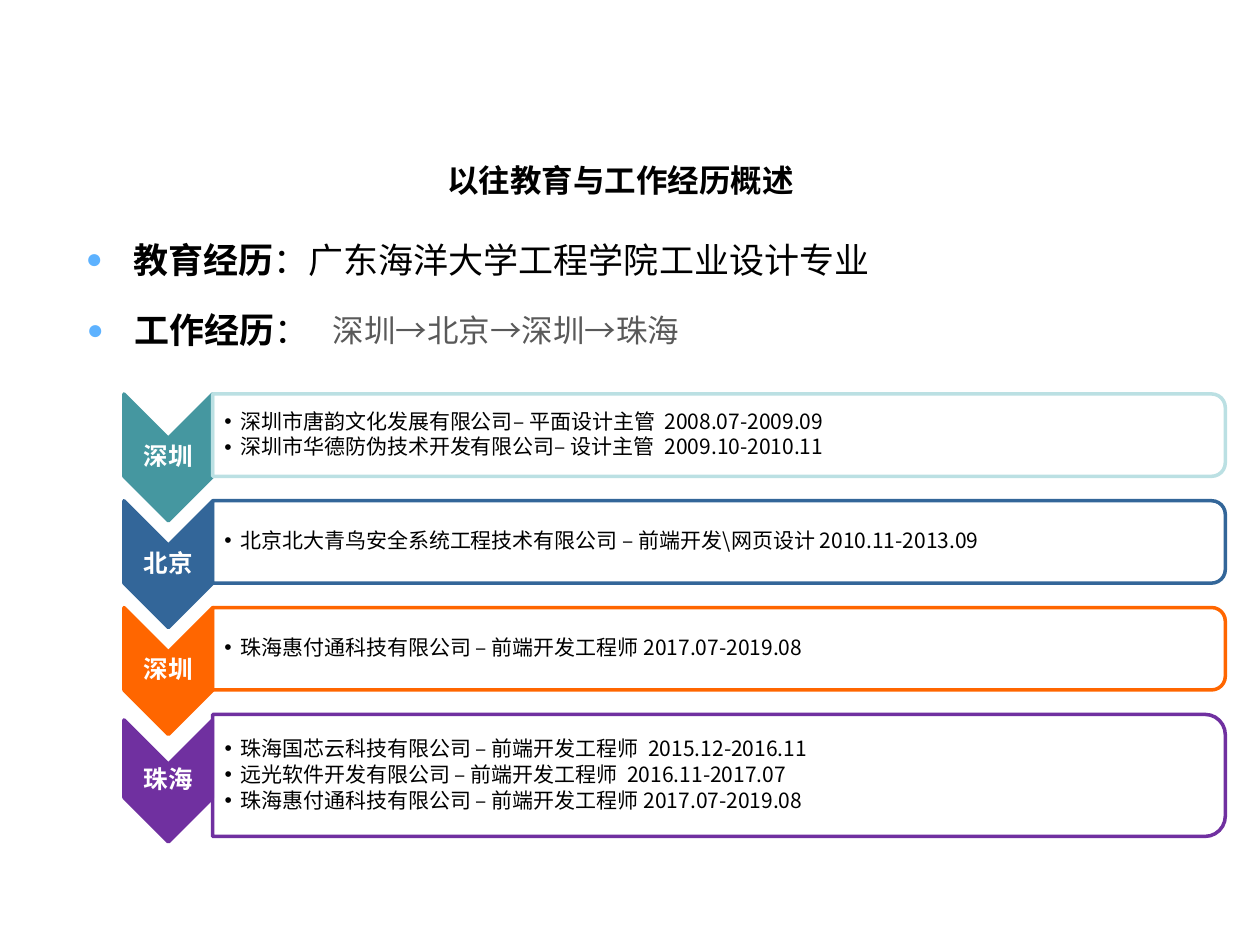
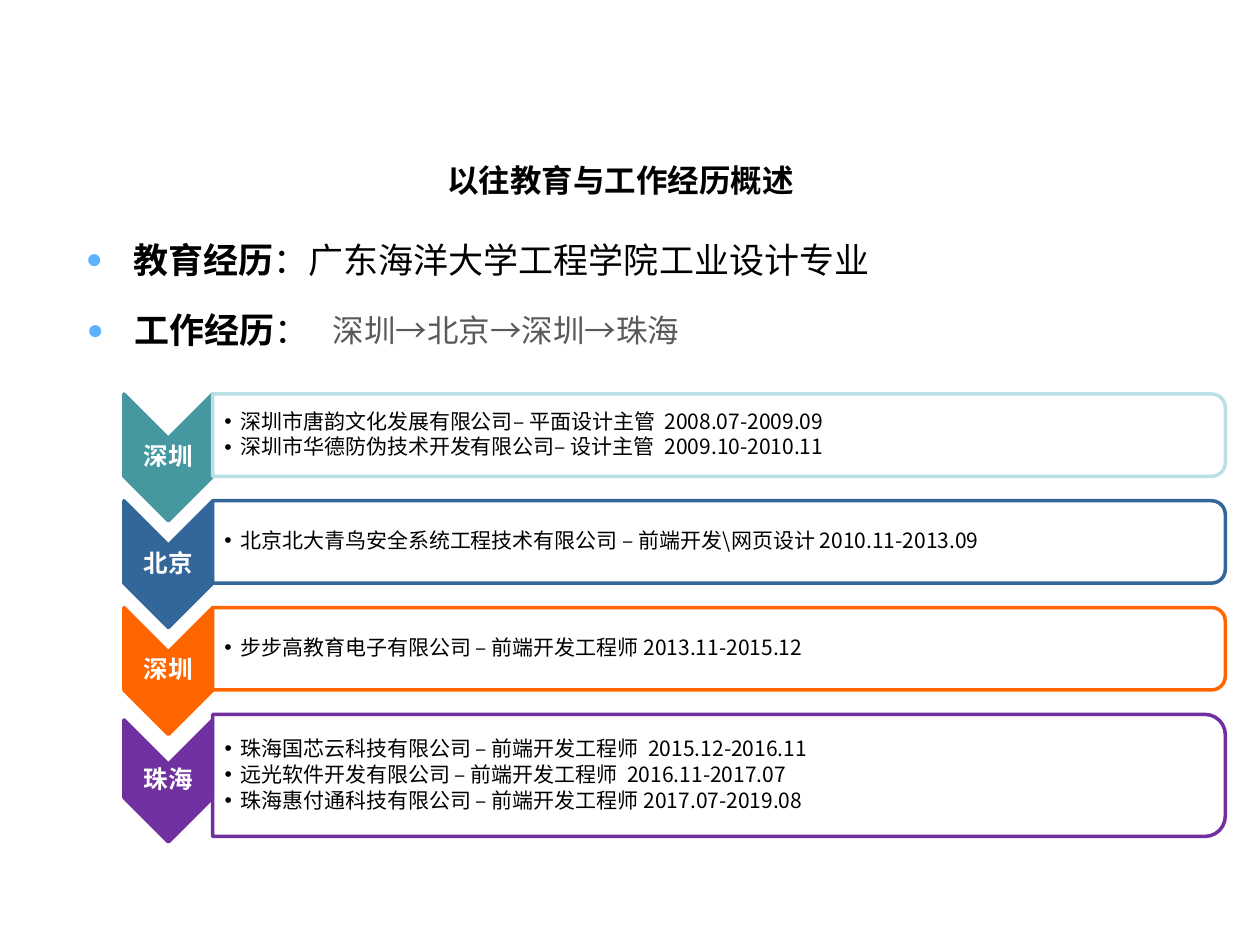
Before and after one commit to zhengyuliang/Blog-Back-Up, a slide deck: slide 5 of ppt/转正答辩汇报_郑宇亮.pptx. Drawn at 1260x945 pixels with LibreOffice and Linux fonts; fonts in the diff are those of the drawing; background and template pictures are left out. Boxes give left, top, right and bottom in pixels: in the first picture for what was removed or moved away, otherwise in the second. Text is boxed around its words. In the diff, an @@ line names an element or a change of style, - is before the commit and + after.

```diff
--- a/ppt/转正答辩汇报_郑宇亮.pptx
+++ b/ppt/转正答辩汇报_郑宇亮.pptx
@@ text at box(240, 637, 803, 657): text changed @@
-  •• 珠海惠付通科技有限公司 – 前端开发工程师 2017.07-2019.08
+  •• 步步高教育电子有限公司 – 前端开发工程师 2013.11-2015.12
```
Also in this commit, not shown: 2 other slides changed, 7 slides added.
